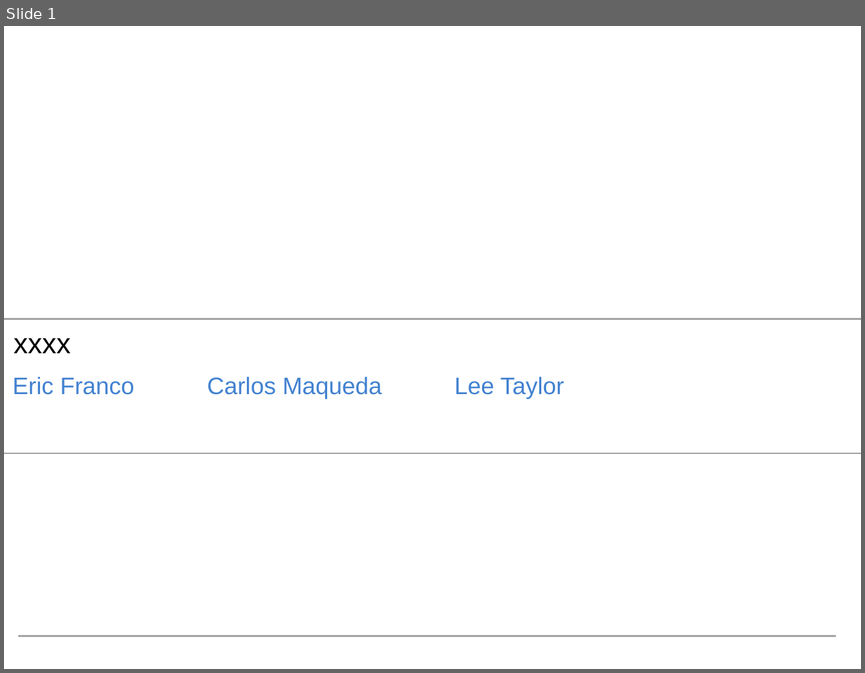
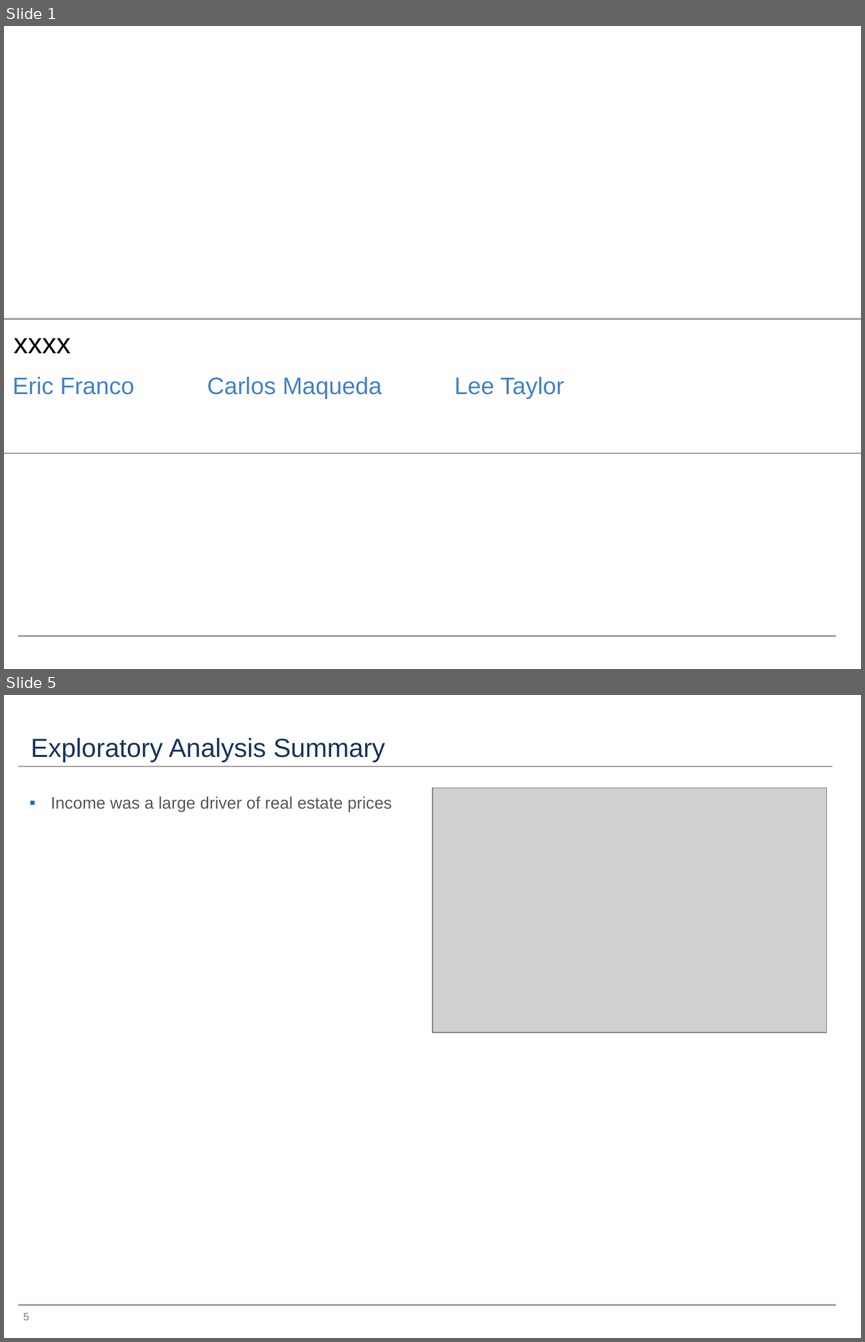
Before and after one commit to francoe/project_3, a slide deck: project_3_presentation.pptx. Shown one above the other, each under a label of ours: slide 1 before the commit, slides 1 and 5 after it; the slides between them are not shown. The pictures are 865x673 and 865x1342 pixels, drawn with LibreOffice and Linux fonts; fonts in the diff are those of the drawing; grey boxes stand for pictures. Boxes give left, top, right and bottom in pixels: in the first picture for what was removed or moved away, otherwise in the second. Text is boxed around its words. In the diff, an @@ line names an element or a change of style, - is before the commit and + after.

```diff
--- a/project_3_presentation.pptx
+++ b/project_3_presentation.pptx
@@ slide 5 added at [4,695,861,1338], background #FFFFFF; not listed: 1 template element that a slide beside it also shows @@
@@ title added at [31,738,385,762], 22 pt, text #17365D @@
+Exploratory Analysis Summary
@@ line added from (18, 766) to (832, 766), #A6A6A6 1.5 pt @@
@@ text added at [51,796,392,812], 14 pt, text #595959 @@
+▪ Income was a large driver of real estate prices
@@ picture added at [432,788,827,1032] @@
@@ page number added at [23,1312,29,1320], 9 pt, text #808080 @@
+5
```
Also in this commit, not shown: 1 slide changed, 6 other slides added, 3 slides removed, 1 other file.
